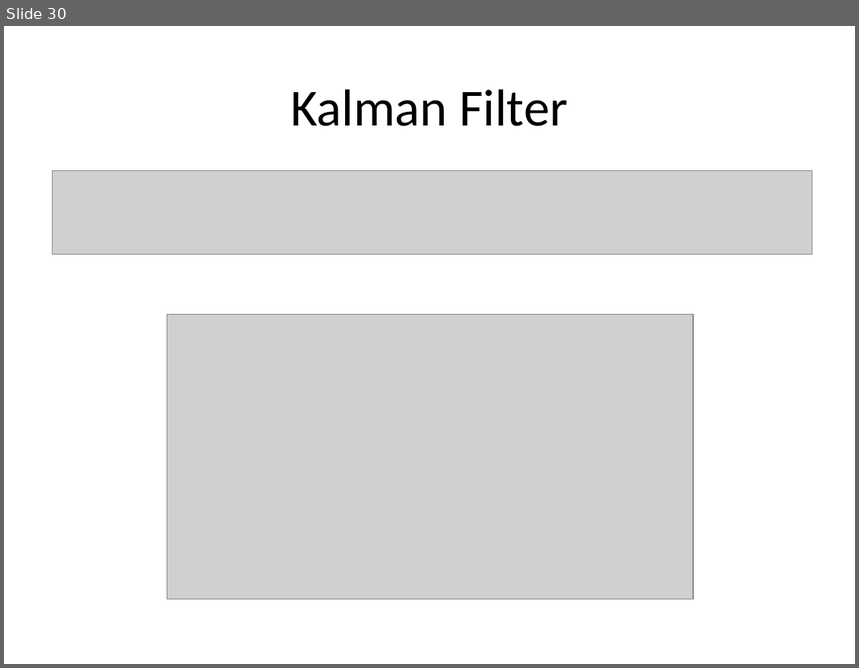
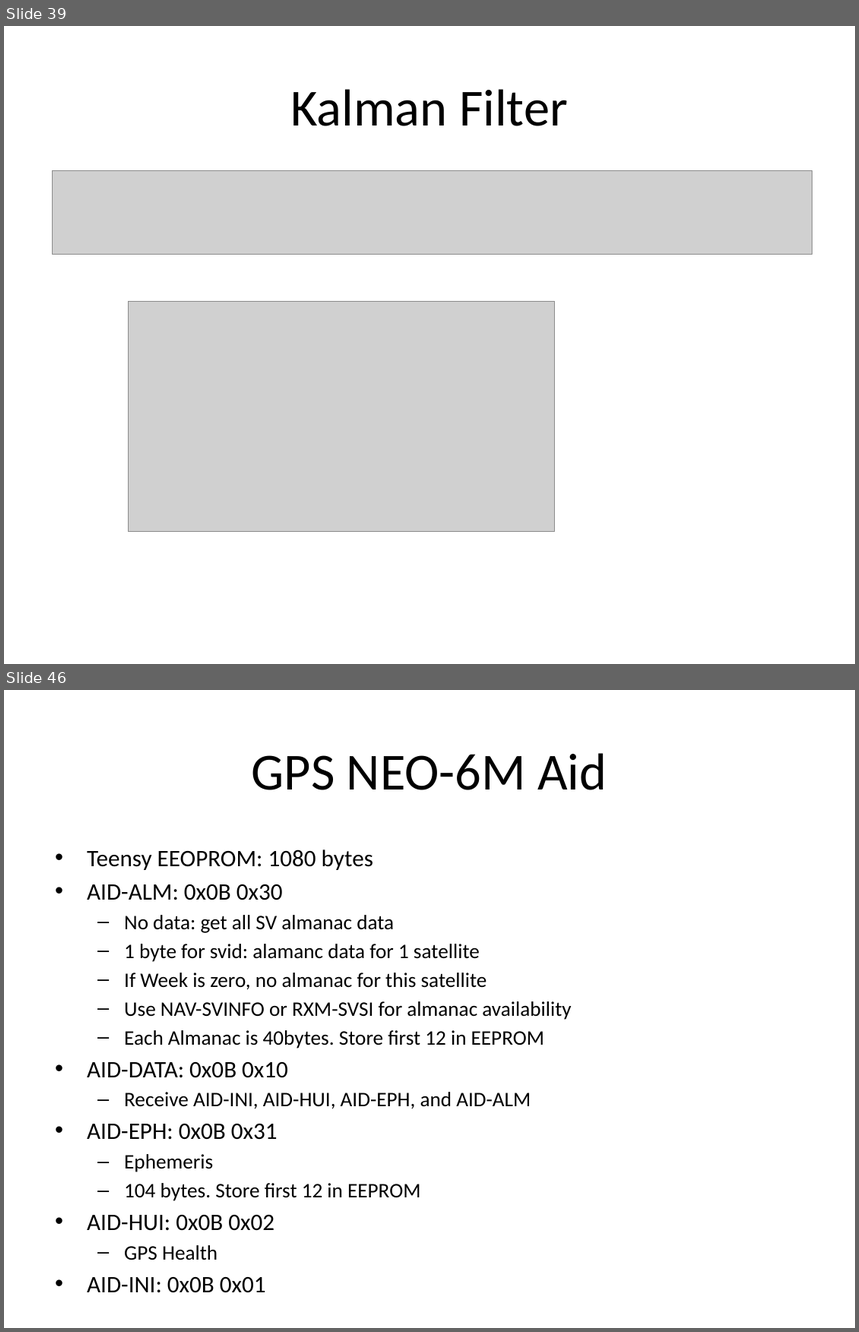
Before and after one commit to malex2/Cpp-Aircraft-Simulation, a slide deck: Simulation Outline.pptx. Shown one above the other, each under a label of ours: slide 30 before the commit, slides 39 and 46 after it; the slides between them are not shown. The pictures are 859x668 and 859x1332 pixels, drawn with LibreOffice and Linux fonts; fonts in the diff are those of the drawing; grey boxes stand for pictures. Boxes give left, top, right and bottom in pixels: in the first picture for what was removed or moved away, otherwise in the second. Text is boxed around its words. In the diff, an @@ line names an element or a change of style, - is before the commit and + after.

```diff
--- a/Simulation Outline.pptx
+++ b/Simulation Outline.pptx
@@ slide 46 added at (x1=4, y1=690, x2=855, y2=1328), background #FFFFFF @@
@@ title added at (x1=252, y1=753, x2=607, y2=790), 44 pt, text #000000 @@
+GPS NEO-6M Aid
@@ text added at (x1=87, y1=850, x2=571, y2=1261), 17.5 pt, text #000000 @@
+• Teensy EEOPROM: 1080 bytes
+• AID-ALM: 0x0B 0x30
+  – No data: get all SV almanac data
+  – 1 byte for svid: alamanc data for 1 satellite
+  – If Week is zero, no almanac for this satellite
+  – Use NAV-SVINFO or RXM-SVSI for almanac availability
+  – Each Almanac is 40bytes. Store first 12 in EEPROM
+• AID-DATA: 0x0B 0x10
+  – Receive AID-INI, AID-HUI, AID-EPH, and AID-ALM
+• AID-EPH: 0x0B 0x31
+  – Ephemeris
+  – 104 bytes. Store first 12 in EEPROM
+• AID-HUI: 0x0B 0x02
+  – GPS Health
+• AID-INI: 0x0B 0x01
@@ what was slide 30 is now slide 39 @@
@@ slide 39 changed as well @@
@@ picture resized from (x1=167, y1=315, x2=693, y2=600) to (x1=129, y1=302, x2=555, y2=532) @@
```
Also in this commit, not shown: 7 other slides changed, 21 other slides added, 1 slide removed, 34 other files.
